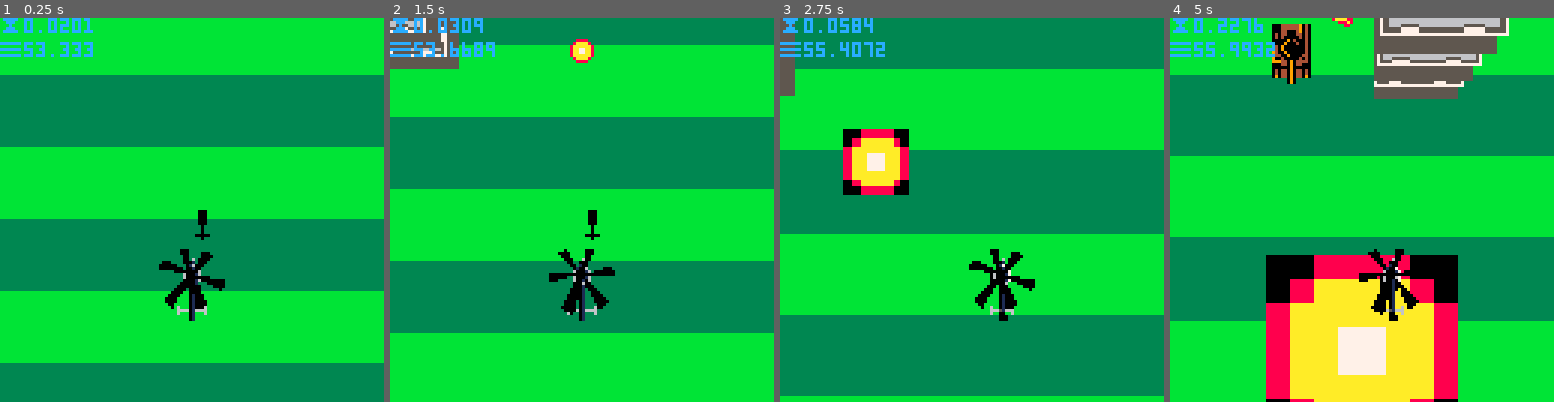
Above: before the commit, frames 1-4 (left to right).
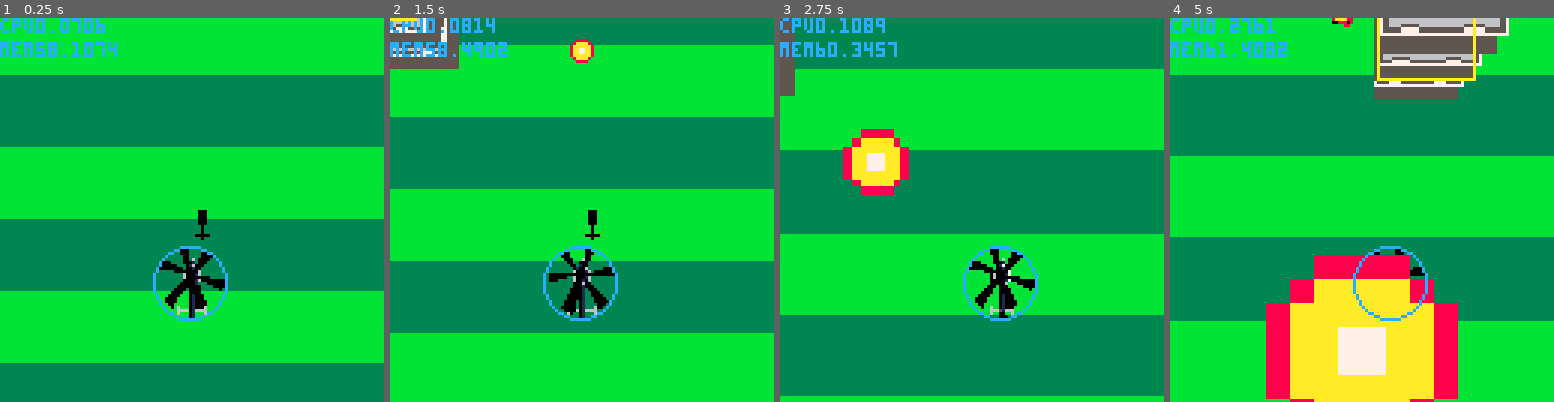
Above: after the commit, the same moments.

Repository: freds72/pico8
Game: PICO-8 cartridge carts/3d.p8
Two runs of this game, one before a commit and one after it. Both use one fixed random seed, a clock stepped at 60 frames per second and the inputs below.
Inputs:
- Up to frame 1 (0.25 s): no input
- Up to frame 2 (1.5 s): tap O (Z key) at 0.7 s
- Up to frame 3 (2.75 s): hold Right 1.6-2.1 s; tap O (Z key) at 1.7, 2.1, 2.5 s; hold Up 2.15-2.42 s; hold Right from 2.47 s (still down)
- Up to frame 4 (5 s): tap O (Z key) every 0.4 s from 2.9 to 4.9 s; release Right at 3.03 s; hold Left 3.08-3.58 s; hold Down 3.63-3.97 s; hold Right 4.02-4.68 s; hold Up from 4.73 s (still down)

The runs differ from the first frame. In frame 1, 1.2% of the frame differs, in the area x 0-60%, y 0-79%; in frame 2, 1.2%; in frame 3, 1.8%; in frame 4, 6.2%, in the area x 0-80%, y 0-100%.

Commit message:
heli/building collision work in progress

Diff:
--- a/carts/3d.p8
+++ b/carts/3d.p8
@@ -19,7 +19,12 @@
 -- heli settings
 heli={}
 heli.x=0
+heli.y=0
+heli.z=0
 heli.rotor={128,131,134}
+heli.zi=1
+heli.r2=12*12
+heli.dead=0
 -- global time
 t=0
 -- bullets
@@ -31,6 +36,7 @@
 -- tanks
 tks={}
 tks_c=0
+tk_w=8
 -- helos
 helos={}
 helos_c=0
@@ -66,6 +72,7 @@
 	local b={}
 	b.x=x
 	b.y=y
+	b.touch=0
 	blds_c+=1
 	blds[blds_c]=b
 end
@@ -82,8 +89,21 @@
 		blts[blts_c]=b
 end
 
+function write_zbuf(o,z,fn)
+	local zi
+	zi=flr((z-flr_z)/flr_h+0.5)
+	zi=mid(zi,1,flr_n+1)
+	zbuf[zi].n+=1
+	zbuf[zi].objs[zbuf[zi].n]=o
+	zbuf[zi].elts[zbuf[zi].n]=fn
+	return zi
+end
+
 function _update()
  t+=1
+ -- clear zbuf
+ for zb in all(zbuf) do zb.n=0 end
+
  if (btn(0)) then
 		heli.x-=1
 		if (heli.x<-10) then
@@ -102,8 +122,12 @@
  if (btn(2)) cam.z-=0.5
  if (btn(3)) cam.z+=0.5
  cam.z=mid(cam.z,flr_z+1,0)
+ heli.z=cam.z
+ heli.zi=write_zbuf(heli,cam.z,draw_plyr)
+
   -- advance
  cam.y-=0.5
+	heli.y=cam.y
 
  -- pick buildings
  map_t-=1
@@ -115,9 +139,6 @@
 		end
  end
 
- -- clear zbuf
- for zb in all(zbuf) do zb.n=0 end
-
  -- fire
 	if (btn(4) and blts_dly<=0 and blts_c<blts_n) then
 		fire(cam.x,cam.y+8,cam.z-1,-2,-0.5)
@@ -127,14 +148,35 @@
 	blts_dly-=1
 
  -- update tanks
+ n=tks_c
+ tks_c=0
  for i=1,tks_c do
  	local tk=tks[i]
- 	tk.dly-=1
- 	if (tk.dly<=0) then
- 		fire(tk.x,tk.y,flr_z+0.5,2,1)
- 		tk.dly=2*30+rnd(30)
+ 	if (tk.y-cam.y<128) then
+		tk.dly-=1
+		if (tk.dly<=0) then
+ 			fire(tk.x,tk.y,flr_z+0.5,2,1)
+ 			tk.dly=2*30+rnd(30)
+ 		end
+ 		tks_c+=1
+		tks[tks_c]=tk
  	end
  end
+
+
+	-- update helos
+	n=helos_c
+ 	helos_c=0
+	for i=1,n do
+		local h=helos[i]
+		h.z+=h.dz
+		if (h.y-cam.y<128 and h.z<0) then
+		 helos_c+=1
+		 helos[helos_c]=h
+			--insert into zbuffer
+			write_zbuf(h,h.z,function() draw_helo(h) end)
+		end
+	end
 
 	-- update bullets
 	local n=blts_c
@@ -149,10 +191,7 @@
 			blts_c+=1
 			blts[blts_c]=b
 			--insert into zbuffer
-			zi=flr((b.z-flr_z)/flr_h)+1
-			zi=min(zi,flr_n+1)
-			zbuf[zi].n+=1
-			zbuf[zi].elts[zbuf[zi].n]=function() draw_bullet(b) end
+			write_zbuf(b,b.z,function() draw_bullet(b) end)
 		end
 	end
 	-- update buildings
@@ -162,37 +201,24 @@
 		local b
 		b=blds[i]
 		if (b.y-cam.y<128) then
+			b.touch=0
 			blds_c+=1
 			blds[blds_c]=b
 		end
 	end
-	-- update tanks
-	n=tks_c
- tks_c=0
-	for i=1,n do
-		local tk=tks[i]
-		if (tk.y-cam.y<128) then
-		 tks_c+=1
-			tks[tks_c]=tk
-		end
-	end
-	-- update helos
-	n=helos_c
- helos_c=0
-	for i=1,n do
-		local h=helos[i]
-		h.z+=h.dz
-		if (h.y-cam.y<128 and h.z<0) then
-		 helos_c+=1
-		 helos[helos_c]=h
-			--insert into zbuffer
-			local zi
-			zi=flr((h.z-flr_z)/flr_h)+1
-			zi=min(zi,flr_n+1)
-			zbuf[zi].n+=1
-			zbuf[zi].elts[zbuf[zi].n]=function() draw_helo(h) end
-		end
-	end
+
+	player_world_coll()
+end
+
+function draw_plyr()
+	palt(0,false)
+	palt(3,true)
+	local hs=66
+	if (heli.x<-2) hs=64
+	if (heli.x>2) hs=68
+	spr(hs,hw+heli.x-8,hw+16,2,3)
+	spr(heli.rotor[t%3+1],hh-11+heli.x,hw+13,3,3)
+	palt()
 end
 
 function draw_helo(h)
@@ -246,7 +272,7 @@
 				if(i%2==1) then
 					sspr(40,0,32,32,xe-ze,ye-ze,2*ze,2*ze)
 				else
-				rectfill(xe-ze,ye-ze,xe+ze,ye+ze,5)
+					rectfill(xe-ze,ye-ze,xe+ze,ye+ze,5)
 				end
 			end
 			-- process zbuffer *after* building floors
@@ -266,7 +292,7 @@
 	local ze,z,k,n,ye,w,dy,c,y1,h
 	z=flr_z-cam.z
 	w=1/z
-	ze=-0.5*focal*flr_w*w
+	ze=-focal*tk_w*w
 	palt(0,false)
 	palt(3,true)
 	for i=1,tks_c do
@@ -304,13 +330,45 @@
 		palt()
 	end
 end
+flr_z_max=-(flr_n-1)*flr_h
+function player_world_coll()
+	-- against buildings
+	if (heli.z<flr_z_max) then
+		local b,bx,by,x,y,dx,dy,d2
+		for i=1,blds_c do
+			b=blds[i]
+			bx=b.x-cam.x
+			by=b.y-cam.y
+			x=heli.x-1
+			y=24
+			dx=x-mid(x,bx-flr_w,bx+flr_w)
+			dy=y-mid(y,by-flr_w,by+flr_w)
+			d2=dx*dx+dy*dy
+			if (d2<heli.r2) then
+				heli.dead=1
+				b.touch=1
+				break
+			end
+		end
+	end
+	-- local zb=zbuf[heli.zi]
+	-- for i=1,zb.n do
+	-- 	local o=zb.objs[i]
+	-- 	if (o.iff==1) then
+	-- 		local dx,dy
+	-- 		dx=o.x-heli.x
+	-- 		dy=o.y-heli.y
+	-- 		if(dx*dx+dy*dy<o.r*o.r+heli.r2) then
+	-- 			o.hide=true
+	-- 			heli.dead=true
+	-- 		end
+	-- 	end
+	-- end
+end
 
 function print_zbuf(x,y)
-	local zi
-	zi=flr((cam.z-flr_z)/flr_h+0.5)
-	zi=mid(zi,1,flr_n+1)
 	for i=1,flr_n+1 do
-		if(zi==i) then
+		if(heli.zi==i) then
 			print("*zb:"..zbuf[i].n,x,y+i*8,12)
 		else
 			print("zb:"..zbuf[i].n,x,y+i*8,12)
@@ -325,28 +383,37 @@
 	palt()
 end
 
+function debug_draw()
+ --cls(0)
+	for i=1,blds_c do
+		local b=blds[i]
+		local x,y
+		x=b.x-cam.x
+		y=b.y-cam.y
+		x+=hw
+		y+=hh
+		if(b.touch==1) then
+			rectfill(x-flr_w,y-flr_w,x+flr_w,y+flr_w,10)
+		else
+			rect(x-flr_w,y-flr_w,x+flr_w,y+flr_w,10)
+		end
+	end
+	circ(hw+heli.x-1,hh+24,12,12)
+end
+
 function _draw()
 
 	draw_floor()
-	draw_tanks()
+	--draw_tanks()
 	draw_world()
 
-	palt(0,false)
-	palt(3,true)
-	local hs
-	hs=66
-	if (heli.x<-2) hs=64
-	if (heli.x>2) hs=68
-	spr(hs,hw-8+heli.x,hw+16,2,3)
-	spr(heli.rotor[t%3+1],hh-11+heli.x,hw+13,3,3)
-	palt()
-
-	print("⧗"..stat(1),0,0,12)
-	print("▤"..stat(0),0,8,12)
+	print("cpu"..stat(1),0,0,12)
+	print("mem"..stat(0),0,8,12)
 	--print("blds:"..blds_c,0,16,12)
 	--print("tks :"..tks_c,0,24,12)
 	--print_map(0,32)
 	--print_zbuf(0,16)
+	debug_draw()
 end
 
 function _init()
@@ -357,6 +424,7 @@
 	zbuf[i]={}
 	zbuf[i].n=0
 	zbuf[i].elts={}
+	zbuf[i].objs={}
 end
 for i=1,15 do
 	map_funcs[i]=spawn_nop
